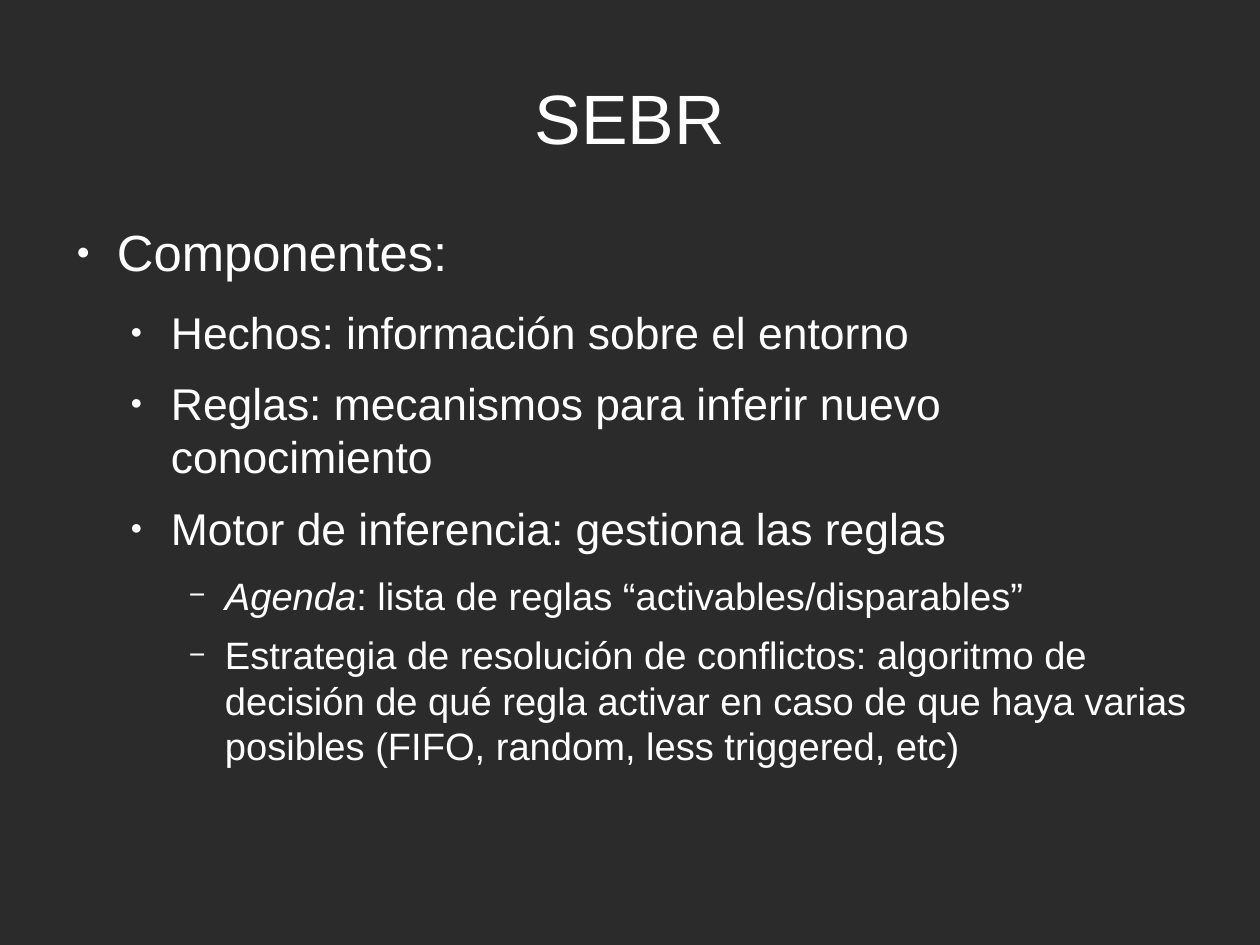
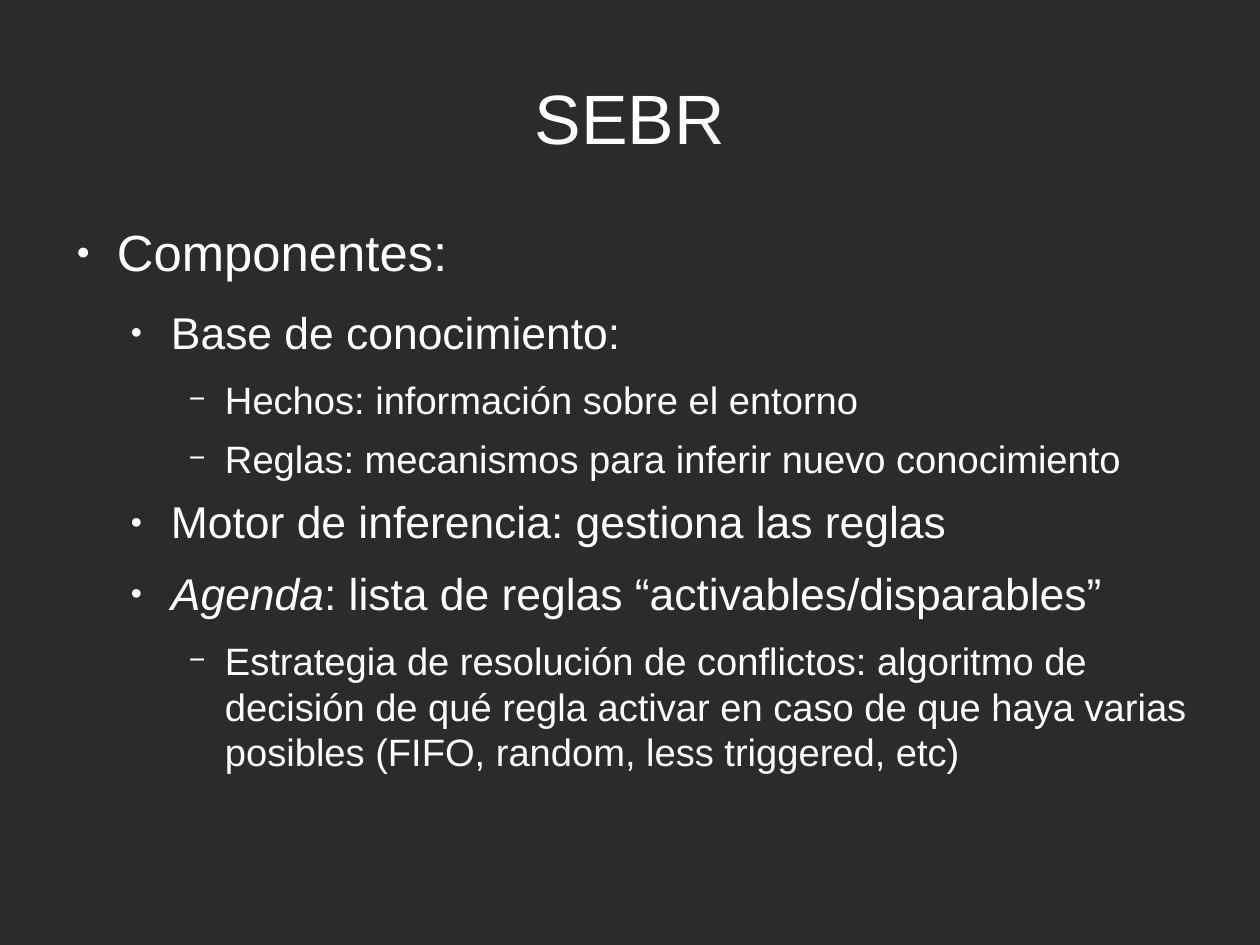
Before and after one commit to rompehielos013013013/gsiege, a slide deck: slide 6 of presentacion/expertoUCLM2014/SSEE-IA.odp. Drawn at 1260x945 pixels with LibreOffice and Linux fonts; fonts in the diff are those of the drawing; background and template pictures are left out; a plain dark background stands for a picture behind light text. Boxes give left, top, right and bottom in pixels: in the first picture for what was removed or moved away, otherwise in the second. Text is boxed around its words. In the diff, an @@ line names an element or a change of style, - is before the commit and + after.

```diff
--- a/presentacion/expertoUCLM2014/SSEE-IA.odp
+++ b/presentacion/expertoUCLM2014/SSEE-IA.odp
@@ text at [171,316,620,350]: paragraph added @@
+  ● Base de conocimiento:
@@ text at [171,386,1120,619]: size 28 to 24 pt in "Hechos: información sobre el entorno", "Reglas: mecanismos para inferir nuevo conocimiento"; size 24 to 28 pt in "Agenda: lista de reglas “activables/disparables”"; bullet ● to −; list level 2 to 3 in "Hechos: información sobre el entorno"; list level 2 to 3 in "Reglas: mecanismos para inferir nuevo ..."; bullet − to ●; list level 3 to 2 in "Agenda: lista de reglas “activables/disparables”" @@
```
Also in this commit, not shown: 17 other slides changed, 6 slides added, 1 other file.
